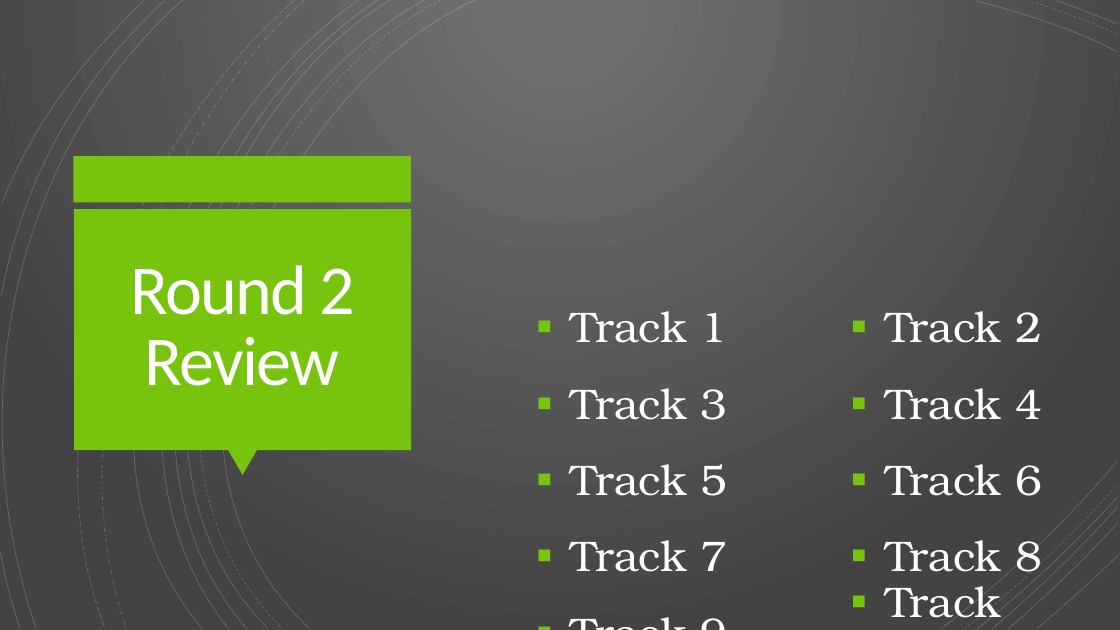
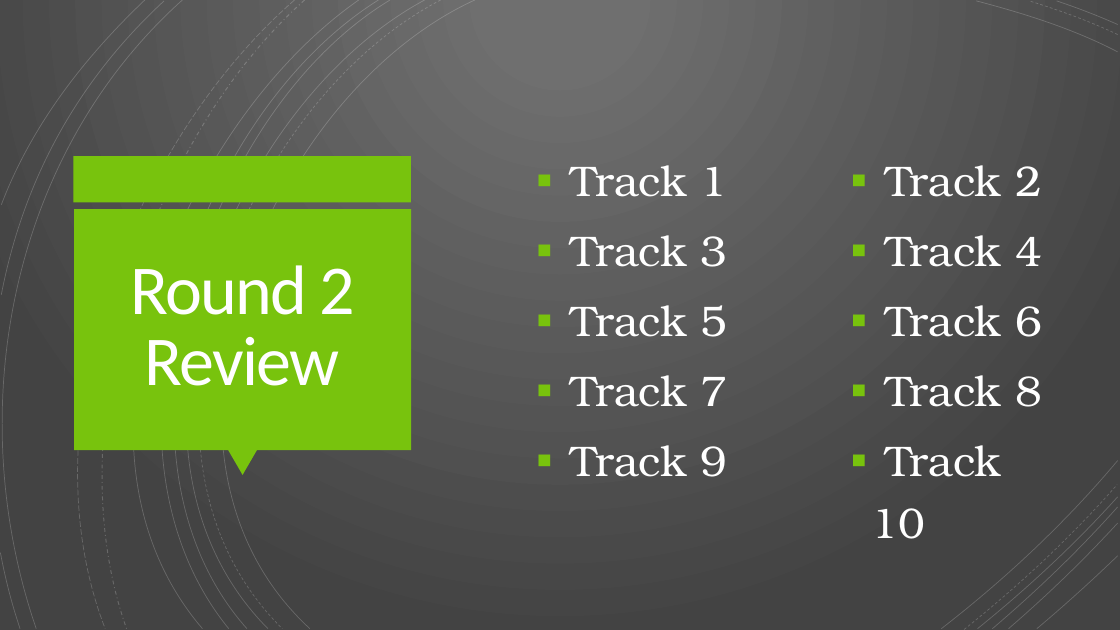
Before and after one commit to Rwelk/Video-Game-Music-Competition, a slide deck: slide 26 of VGMC 2022 Spring Slides.pptx. Drawn at 1120x630 pixels with LibreOffice and Linux fonts; fonts in the diff are those of the drawing. Boxes give left, top, right and bottom in pixels: in the first picture for what was removed or moved away, otherwise in the second. Text is boxed around its words. In the diff, an @@ line names an element or a change of style, - is before the commit and + after.

Commit message:
Review Slide has the text centered correctly with a unit of 1

```diff
--- a/VGMC 2022 Spring Slides.pptx
+++ b/VGMC 2022 Spring Slides.pptx
@@ text "Track 1": place and size @@
-text "Track 1" at [571,311,728,343]
+text "Track 1" at [571,165,728,197]
@@ text "Track 2": place and size @@
-text "Track 2" at [885,311,1042,343]
+text "Track 2" at [885,165,1042,197]
@@ text "Track 3": place and size @@
-text "Track 3" at [571,388,728,420]
+text "Track 3" at [571,235,728,267]
@@ text "Track 4": place and size @@
-text "Track 4" at [885,388,1042,420]
+text "Track 4" at [885,235,1042,267]
@@ text "Track 5": place and size @@
-text "Track 5" at [571,464,728,496]
+text "Track 5" at [571,305,728,337]
@@ text "Track 6": place and size @@
-text "Track 6" at [885,464,1042,496]
+text "Track 6" at [885,305,1042,337]
@@ text "Track 7": place and size @@
-text "Track 7" at [571,540,728,572]
+text "Track 7" at [571,375,728,407]
@@ text "Track 8": place and size @@
-text "Track 8" at [885,540,1042,572]
+text "Track 8" at [885,375,1042,407]
@@ text "Track 9": place and size @@
-text "Track 9" at [529,591,746,630]
+text "Track 9" at [571,445,728,477]
@@ vertical alignment middle to top in 10 elements at [571,165,728,197], [885,165,1042,197], [571,235,728,267], [885,235,1042,267], [571,305,728,337], [885,305,1042,337], [571,375,728,407], [885,375,1042,407], [571,445,728,477], [872,445,1001,539] @@
@@ text "Track 10": place and size @@
-text "Track 10" at [885,586,1001,618]
+text "Track 10" at [872,445,1001,539]
```
Also in this commit, not shown: 4 other slides changed, 2 other files.
